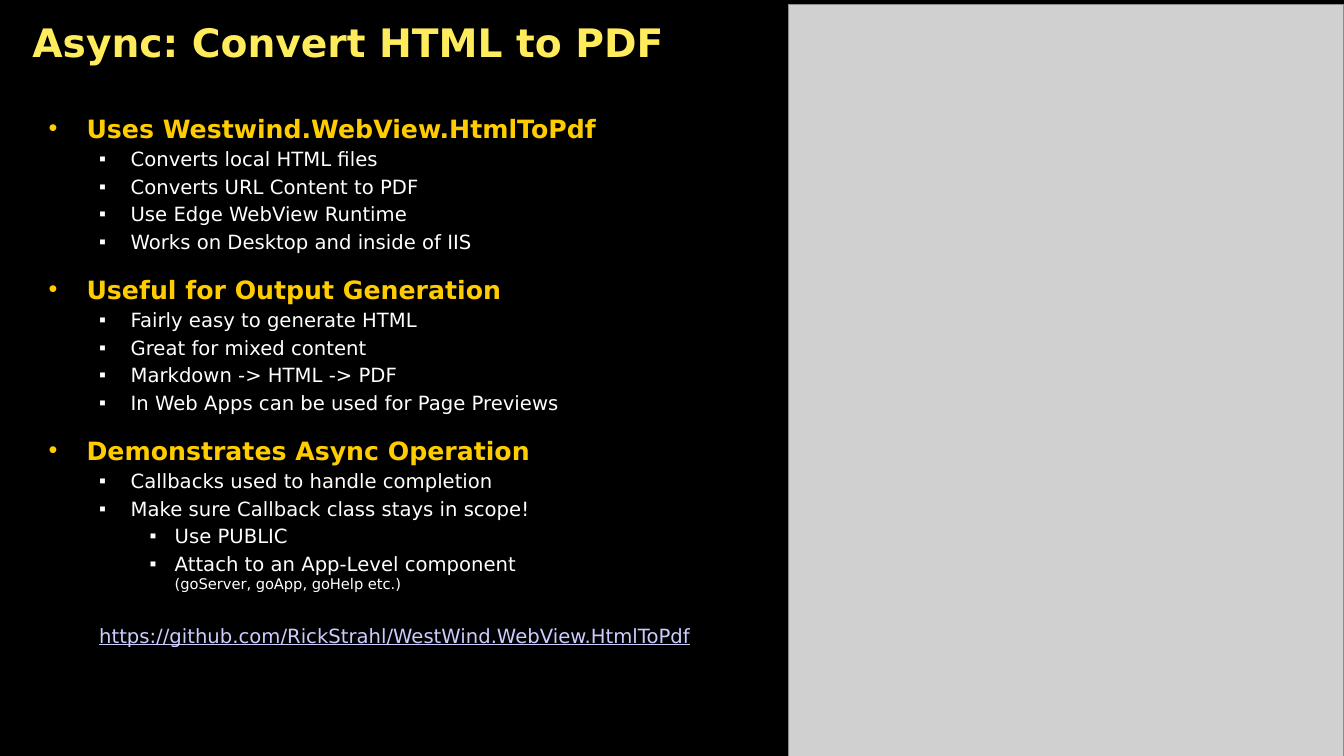
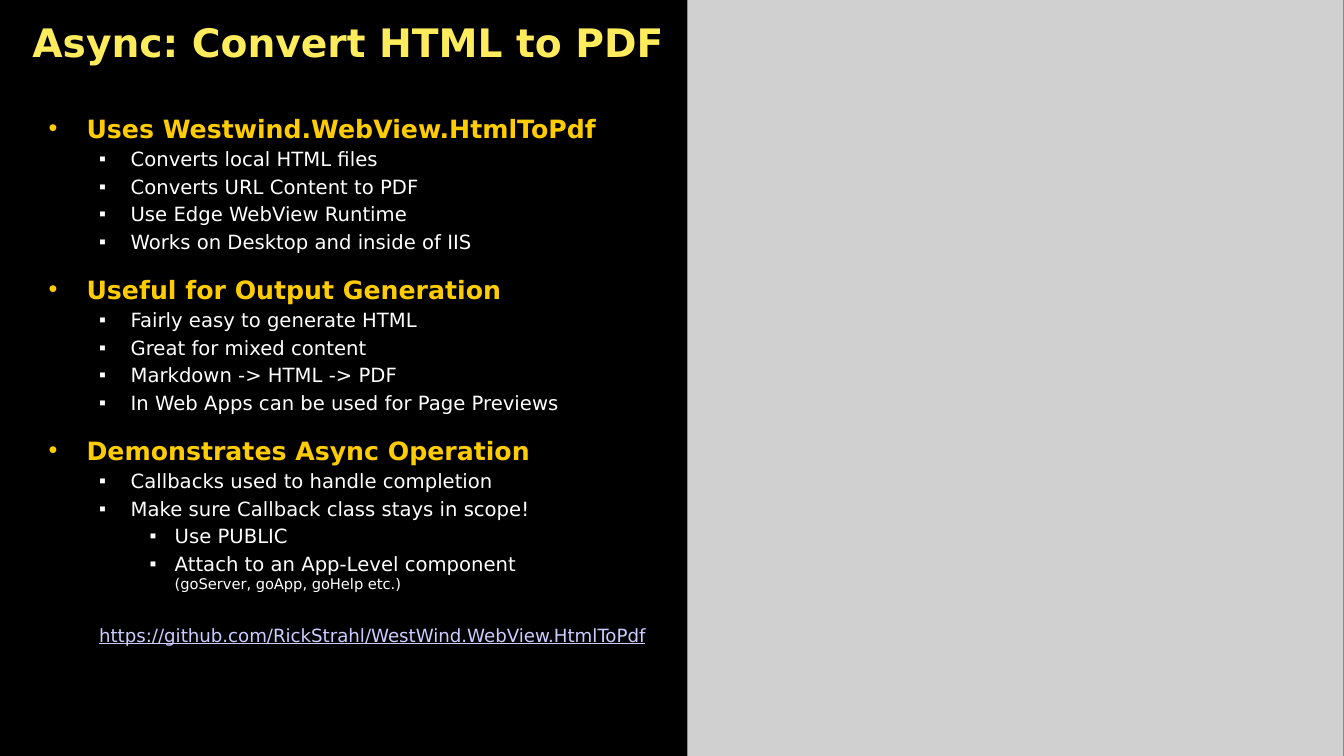
Before and after one commit to RickStrahl/swfox2024-wwdotnetbridge-revisited, a slide deck: slide 17 of Documents/Strahl-swFox2024-wwDotnetBridge-Revisited.pptx. Drawn at 1344x756 pixels with LibreOffice and Linux fonts; fonts in the diff are those of the drawing; grey boxes stand for pictures; background and template pictures are left out. Boxes give left, top, right and bottom in pixels: in the first picture for what was removed or moved away, otherwise in the second. Text is boxed around its words. In the diff, an @@ line names an element or a change of style, - is before the commit and + after.

```diff
--- a/Documents/Strahl-swFox2024-wwDotnetBridge-Revisited.pptx
+++ b/Documents/Strahl-swFox2024-wwDotnetBridge-Revisited.pptx
@@ picture: place and size @@
-picture at (789,4,1344,756)
+picture at (688,0,1344,756)
@@ text at (99,628,645,646): size 14 to 13 pt in "https://github.com/RickStrahl/WestWind.WebView.HtmlToPdf" @@
```
Also in this commit, not shown: 3 other slides changed.
